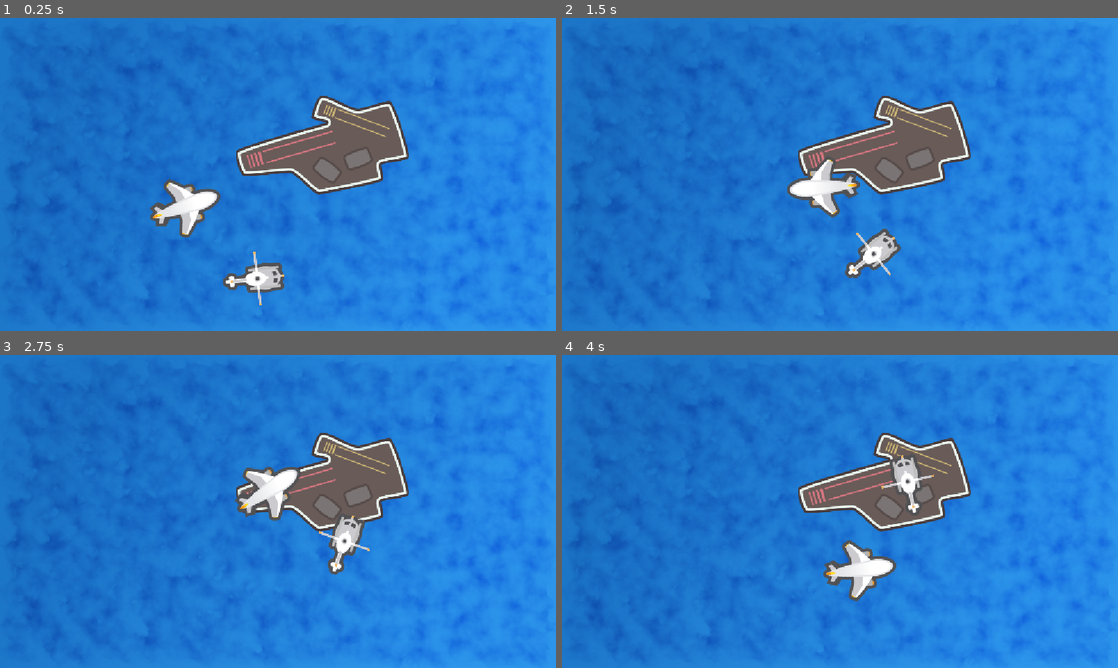
Above: before the commit, frames 1-4 (two rows, left to right).
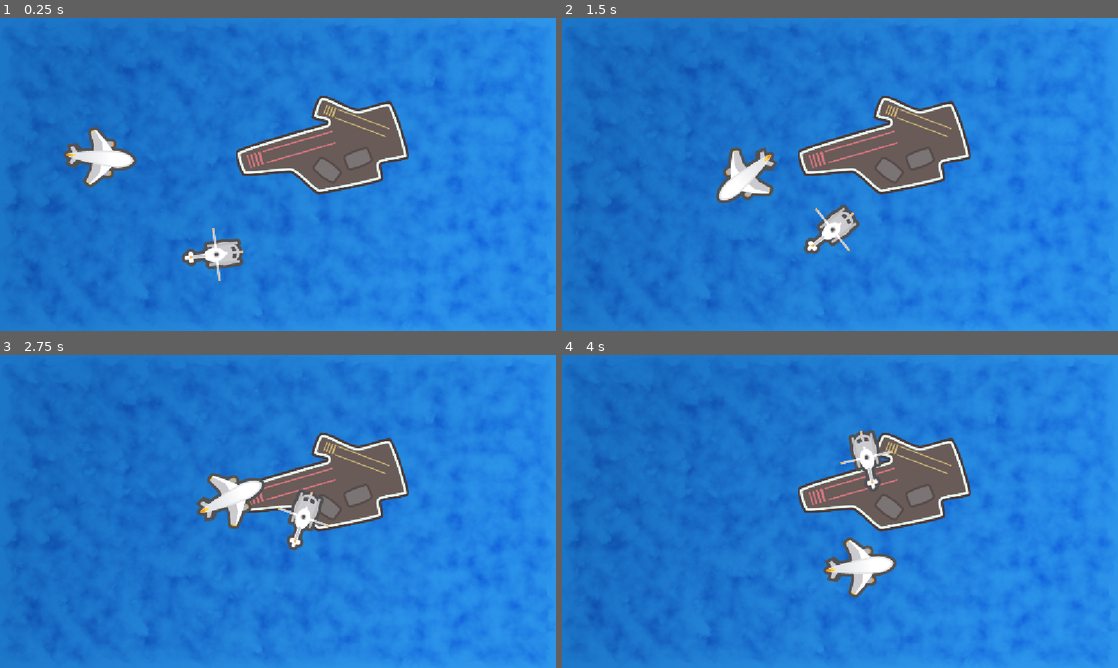
Above: after the commit, the same moments.

Repository: ligarius20fps/kurs-godot
Game: Godot game, scene res://Scenes/Ocean/Ocean.tscn
The game is run twice, just before and just after one commit, with the same random seed, the same clock (stepped at 60 frames per second) and the same inputs.
Inputs (mouse positions are in pixels of both pictures, inside the frame that each line leads up to):
- Up to frame 1 (0.25 s): no input
- Up to frame 2 (1.5 s): move the mouse to (962, 158) at 0.52 s; hold Right (ui_right) 0.53-1.28 s; tap Space (ui_select) at 0.77 s; move the mouse to (728, 190) at 1.27 s; hold Left (ui_left) from 1.28 s (still down)
- Up to frame 3 (2.75 s): tap Space (ui_select) at 1.52 s; move the mouse to (333, 442) at 2.02 s; release Left (ui_left) at 2.03 s; hold Right (ui_right) from 2.03 s (still down)
- Up to frame 4 (4 s): move the mouse to (812, 574) at 2.77 s; release Right (ui_right) at 2.78 s; hold Up (ui_up) 2.78-3.53 s; tap Space (ui_select) at 3.02, 3.77 s; move the mouse to (1006, 558) at 3.52 s; hold Left (ui_left) from 3.53 s (still down)

The runs differ from the first frame. In frame 1, 4.2% of the frame differs, in the area x 11-52%, y 34-92%; in frame 2, 4.1%; in frame 3, 3.5%; in frame 4, 2.1%.

Commit message:
śledzenie kursora, jeszcze lepszym sposobem

Diff:
--- a/podstawy/Scenes/Ocean/Ocean.gd
+++ b/podstawy/Scenes/Ocean/Ocean.gd
@@ -18,12 +18,8 @@
 	heli.move_local_x(speed * delta * 0.5)
 	samolot.move_local_x(speed * delta)
 	#samolot.global_translate(Vector2.RIGHT.normalized() * wind_speed * delta)
-
 	# samolot śledzi kursor
-	var v1:Vector2 = samolot.global_position
-	var v2:Vector2 = get_global_mouse_position()
-	var angl = (v2 - v1).angle()
-	samolot.rotation = angl
+	samolot.look_at(get_global_mouse_position())
 
 	if Input.is_action_pressed("ui_up"):
 		samolot.move_local_x(speed * delta)
--- a/podstawy/Scenes/Ocean/Ocean.tscn
+++ b/podstawy/Scenes/Ocean/Ocean.tscn
@@ -10,7 +10,7 @@
 [node name="Ocean" type="Node2D" unique_id=779895630]
 script = ExtResource("1_y20wh")
 
-[node name="Sprite2D" type="Sprite2D" parent="." unique_id=589130814]
+[node name="Water" type="Sprite2D" parent="." unique_id=589130814]
 texture = ExtResource("1_npita")
 centered = false
 metadata/_edit_lock_ = true
@@ -19,14 +19,14 @@
 position = Vector2(668, 263)
 texture = ExtResource("6_t11xa")
 
-[node name="Plane" type="Sprite2D" parent="Carrier" unique_id=1378103251]
+[node name="Helicopter" type="Sprite2D" parent="." unique_id=742845085]
+position = Vector2(415, 492)
+texture = ExtResource("3_2ucyk")
+
+[node name="Plane" type="Sprite2D" parent="." unique_id=1378103251]
 unique_name_in_owner = true
-position = Vector2(-332, 142)
+position = Vector2(157, 285)
 texture = ExtResource("2_i4j2t")
-
-[node name="Helicopter" type="Sprite2D" parent="." unique_id=742845085]
-position = Vector2(500, 542)
-texture = ExtResource("3_2ucyk")
 
 [node name="chrup" type="AudioStreamPlayer" parent="." unique_id=268567853]
 stream = ExtResource("5_fyc3p")
